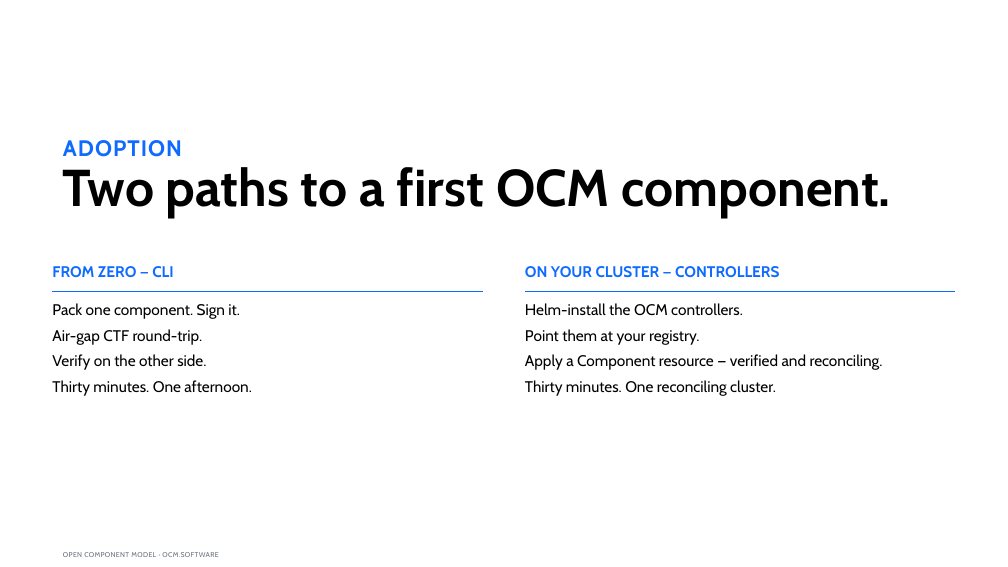
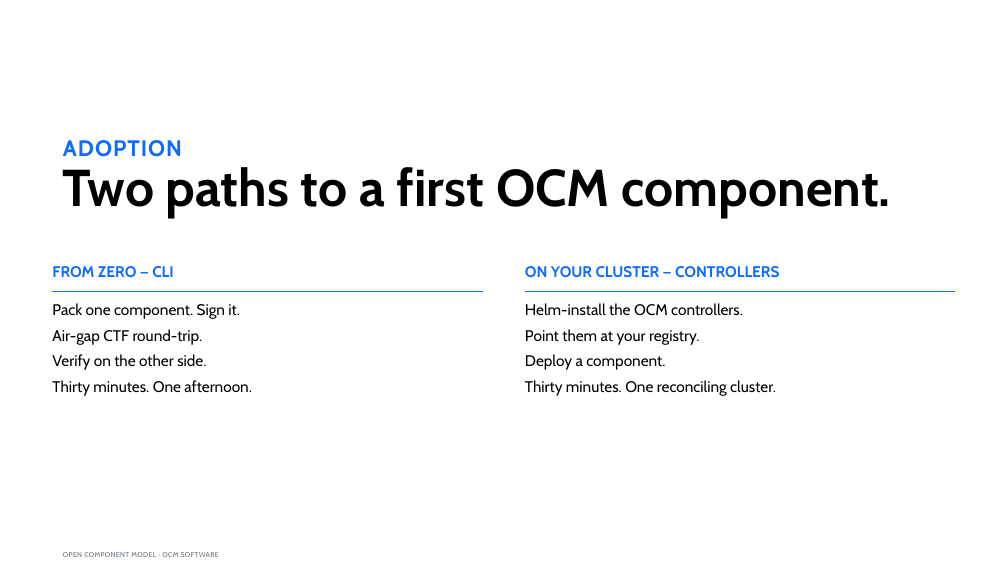
Before and after one commit to morri-son/open-component-model, a slide deck: slide 13 of docs/community/marketing/decks/architect-phase2a/OCM-Sovereign-Delivery-Architect-External.pptx. Drawn at 1008x567 pixels with LibreOffice and Linux fonts; fonts in the diff are those of the drawing. Boxes give left, top, right and bottom in pixels: in the first picture for what was removed or moved away, otherwise in the second. Text is boxed around its words. In the diff, an @@ line names an element or a change of style, - is before the commit and + after.

```diff
--- a/docs/community/marketing/decks/architect-phase2a/OCM-Sovereign-Delivery-Architect-External.pptx
+++ b/docs/community/marketing/decks/architect-phase2a/OCM-Sovereign-Delivery-Architect-External.pptx
@@ text at (525,354,665,370): text changed @@
-Apply a Component resource — verified and reconciling.
+Deploy a component.
```
Also in this commit, not shown: 9 other slides changed, 1 slide added, 4 other files.
